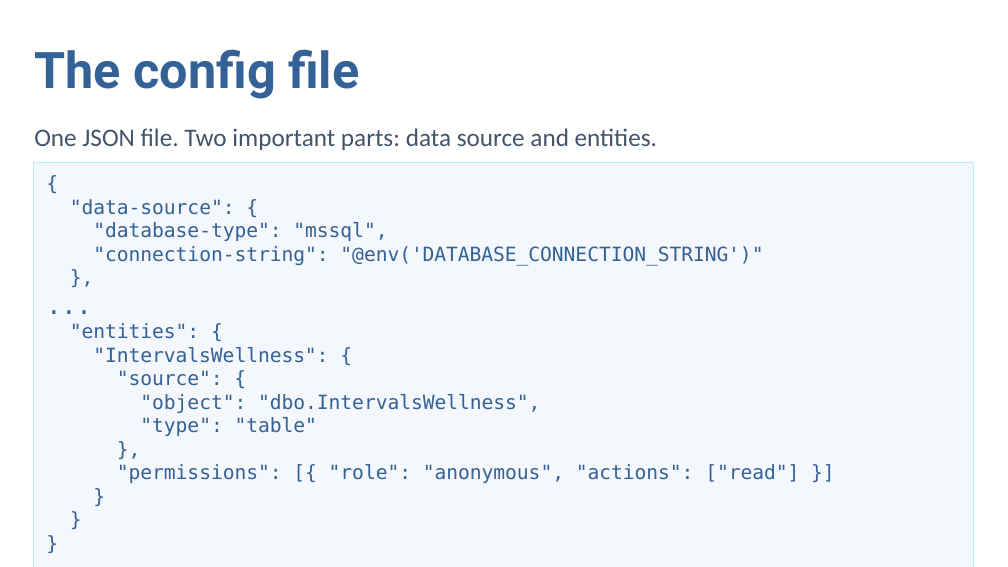
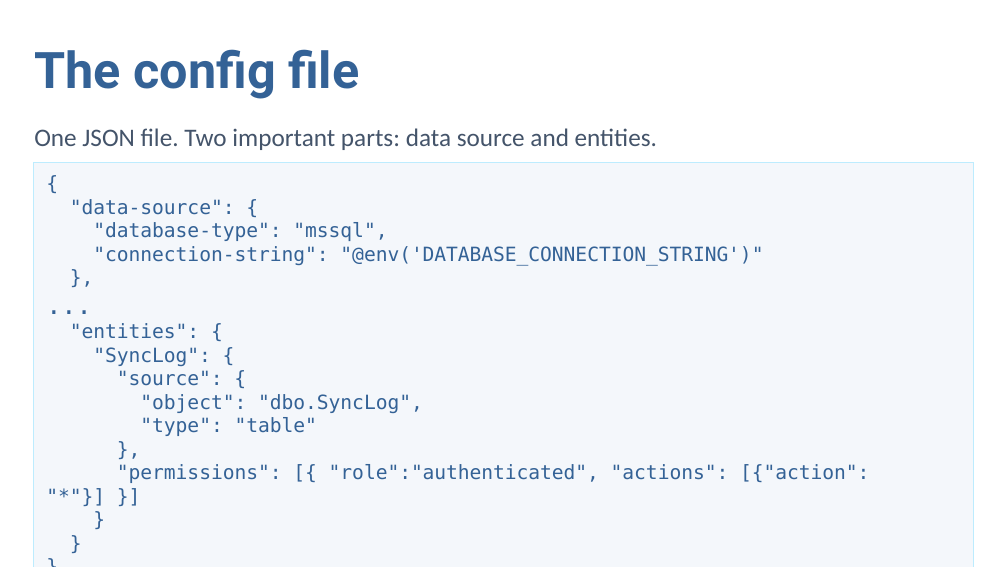
Before and after one commit to jpomfret/dab-presentation, a slide deck: slide 27 of Pomfret-dab-psconf-v2-updated.pptx (slide 11 before the commit). Drawn at 1008x567 pixels with LibreOffice and Linux fonts; fonts in the diff are those of the drawing; background and template pictures are left out. Boxes give left, top, right and bottom in pixels: in the first picture for what was removed or moved away, otherwise in the second. Text is boxed around its words. In the diff, an @@ line names an element or a change of style, - is before the commit and + after.

```diff
--- a/Pomfret-dab-psconf-v2-updated.pptx
+++ b/Pomfret-dab-psconf-v2-updated.pptx
@@ text in rectangle at (x1=93, y1=347, x2=211, y2=366): text changed @@
-"IntervalsWellness": {
+"SyncLog": {
@@ text in rectangle at (x1=140, y1=394, x2=423, y2=413): text changed @@
-"object": "dbo.IntervalsWellness",
+"object": "dbo.SyncLog",
@@ text in rectangle at (x1=117, y1=464, x2=869, y2=483): text changed @@
-"permissions": [{ "role": "anonymous", "actions": ["read"] }]
+"permissions": [{ "role":"authenticated", "actions": [{"action": "*"}] }]
```
Also in this commit, not shown: 8 other slides changed, 9 slides added, 8 slides removed, 2 other files.
